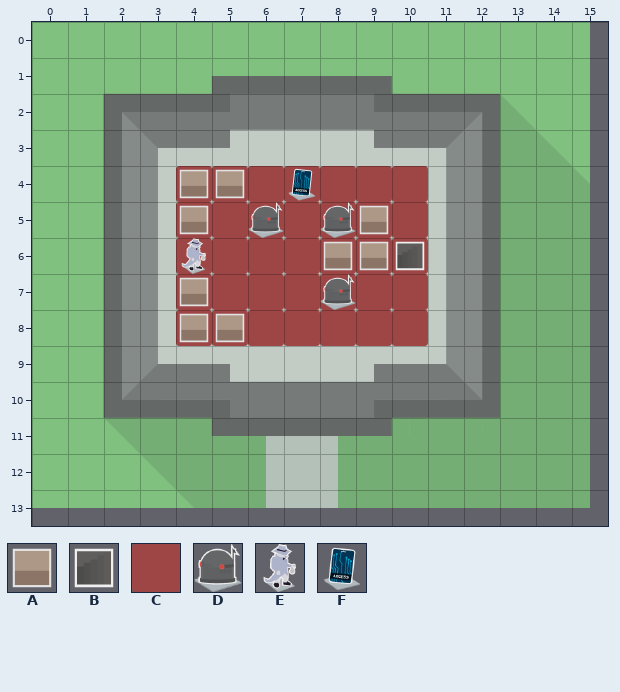
Level history. Tiled map (JSON): src/resources/maps/level-1-floor-3.json. Above, as it was before the edit.
Cells are 75x75 px. Shown: x 0..15, y 0..13.
Key: from "tiles": A 0, B 1, C 5, D 6, E 7, F 9.
_ is an empty cell.
Layers that did not change in this view are not listed.
Layer "Tiles" before, first column x 0:
 0 ________________
 1 ________________
 2 ________________
 3 ________________
 4 ____CCCCCCC_____
 5 ____CCCCCCC_____
 6 ____CCCCCCC_____
 7 ____CCCCCCC_____
 8 ____CCCCCCC_____
 9 ________________
10 ________________
11 ________________
12 ________________
13 ________________
Layer "Assets" before, first column x 0:
 0 ________________
 1 ________________
 2 ________________
 3 ________________
 4 ____AA_F________
 5 ____A_D_DA______
 6 ____E___AAB_____
 7 ____A___D_______
 8 ____AA__________
 9 ________________
10 ________________
11 ________________
12 ________________
13 ________________
After:
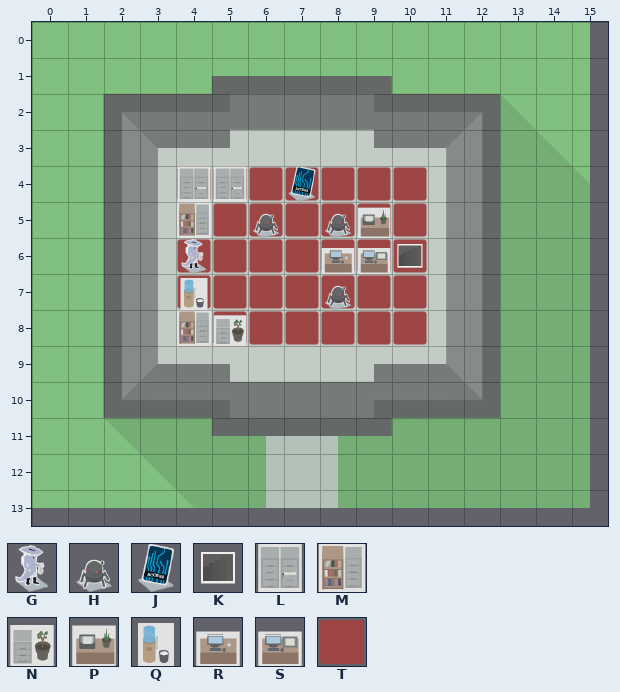
Further tiles: from "assets": G 0 "START", H 2 "ENEMY", J 11 "KEY", K 15 "EXIT", L 24 "WALL", M 25 "WALL", N 33 "WALL", P 34 "WALL", Q 39 "WALL", R 42 "WALL", S 43 "WALL", T 59 "BLANK".
From old to new:
Changed rows in their new state; . is an unchanged cell.
Layer "Tiles":
first column x 4:
 4 TTTTTTT
 5 TTTTTTT
 6 TTTTTTT
 7 TTTTTTT
 8 TTTTTTT
Layer "Assets":
first column x 4:
 4 LL.J...
 5 M.H.HP.
 6 G...RSK
 7 Q...H..
 8 MN.....
Where, in picture pixels (left, top, right, bottom), the same in both pictures:
changed: (176, 166, 428, 346)
